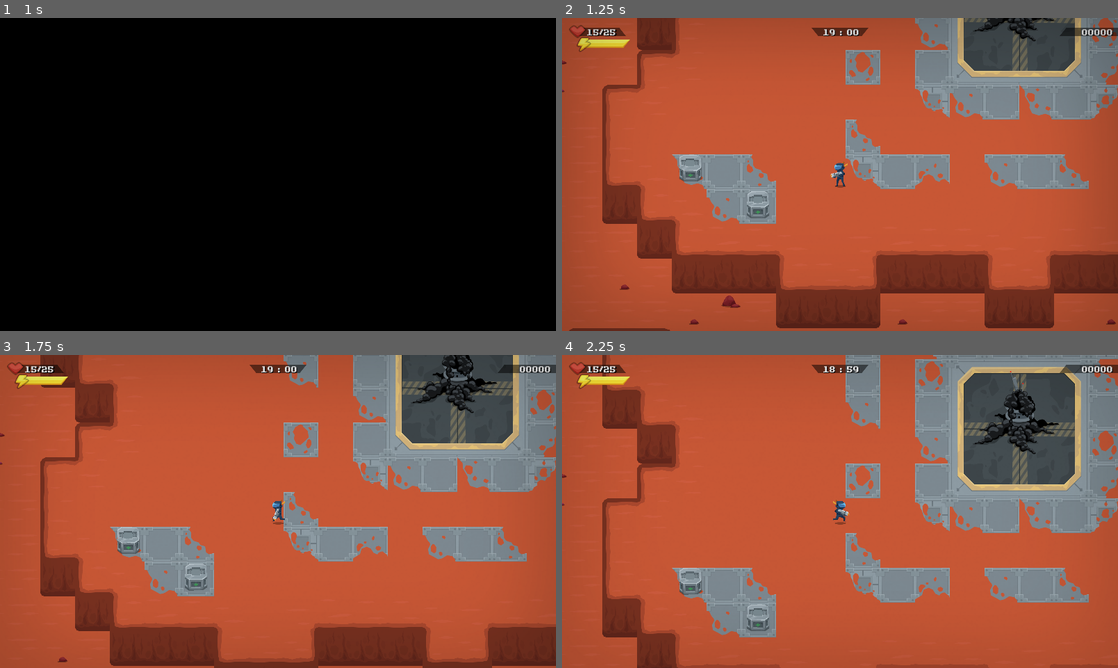
Above: before the commit, frames 1-4 (two rows, left to right).
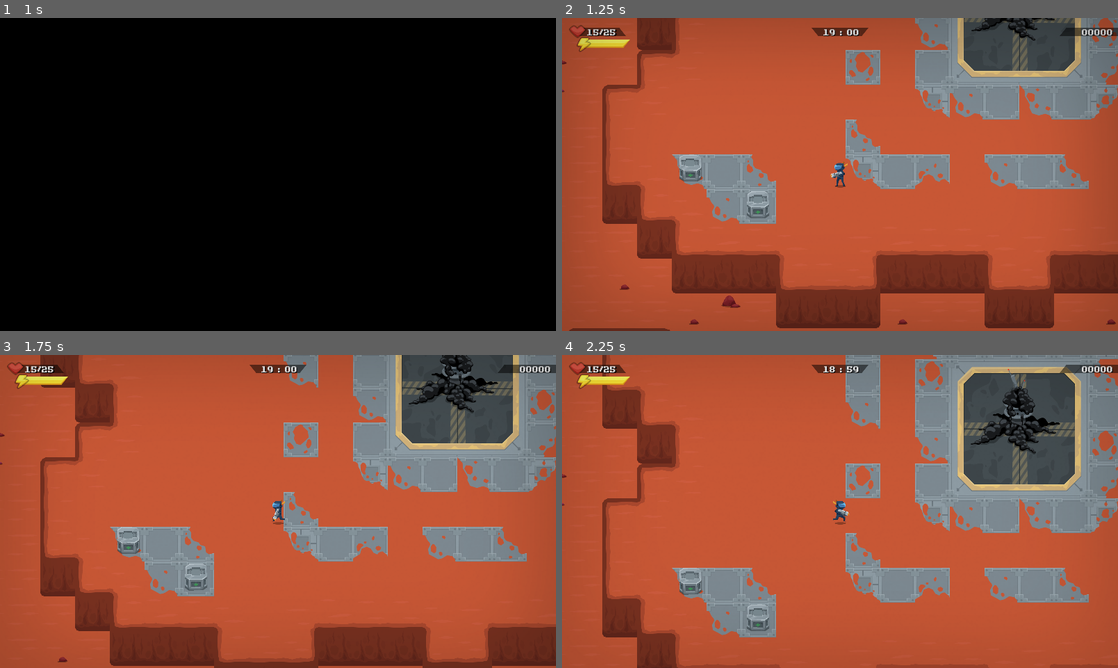
Above: after the commit, the same moments.

Repository: jimmyjonezz/Annigilation
Game: Godot game, scene res://MainMenu/MainMenu.tscn
Two runs of this game, one before a commit and one after it. Both use one fixed random seed, a clock stepped at 60 frames per second and the inputs below.
Inputs (mouse positions are in pixels of both pictures, inside the frame that each line leads up to):
- Up to frame 1 (1 s): click (133, 202) at 0.5 s
- Up to frame 2 (1.25 s): no input
- Up to frame 3 (1.75 s): move the mouse to (250, 574) at 1.27 s; hold Up (ui_up) from 1.28 s (still down)
- Up to frame 4 (2.25 s): keep holding Up (ui_up); move the mouse to (1006, 558) at 2.02 s

Frame 1 is identical in both runs. In frame 2, 0.1% of the frame differs, in the area x 73-89%, y 0-8%; in frame 3, 0.5%; in frame 4, 0.7%, in the area x 73-90%, y 4-32%.

Commit message:
Update Boss.tscn

Diff:
--- a/Robots/Boss/Boss.tscn
+++ b/Robots/Boss/Boss.tscn
@@ -1,13 +1,238 @@
-[gd_scene load_steps=6 format=2]
+[gd_scene load_steps=23 format=2]
 
 [ext_resource path="res://Robots/Boss/Boss.gd" type="Script" id=1]
 [ext_resource path="res://Bullet/Bullet.tscn" type="PackedScene" id=2]
-[ext_resource path="res://Image/Boss/bigboss.png" type="Texture" id=3]
-[ext_resource path="res://Sound/enemy_blaster.wav" type="AudioStream" id=4]
+[ext_resource path="res://Sound/enemy_blaster.wav" type="AudioStream" id=3]
+[ext_resource path="res://Image/Boss/b_shadow.png" type="Texture" id=4]
+[ext_resource path="res://Image/Boss/b_d_01.png" type="Texture" id=5]
+[ext_resource path="res://Image/Boss/b_d_02.png" type="Texture" id=6]
+[ext_resource path="res://Image/Boss/b_t_01.png" type="Texture" id=7]
+[ext_resource path="res://Image/Boss/b_d_03.png" type="Texture" id=8]
+[ext_resource path="res://Image/Boss/b_d_05.png" type="Texture" id=9]
+[ext_resource path="res://Image/Boss/b_d_04.png" type="Texture" id=10]
+[ext_resource path="res://Image/Boss/b_d_06.png" type="Texture" id=11]
+[ext_resource path="res://Image/Boss/b_d_07.png" type="Texture" id=12]
+[ext_resource path="res://Image/Boss/b_d_08.png" type="Texture" id=13]
+[ext_resource path="res://Image/Boss/b_t_02.png" type="Texture" id=14]
+[ext_resource path="res://Image/Boss/b_t_03.png" type="Texture" id=15]
+[ext_resource path="res://Image/Boss/b_u_04.png" type="Texture" id=16]
+[ext_resource path="res://Image/Boss/b_u_02.png" type="Texture" id=17]
+[ext_resource path="res://Image/Boss/b_t_04.png" type="Texture" id=18]
+[ext_resource path="res://Image/Boss/b_u_03.png" type="Texture" id=19]
+[ext_resource path="res://Image/Boss/b_u_01.png" type="Texture" id=20]
 
 [sub_resource type="CapsuleShape2D" id=1]
-radius = 16.7388
-height = 139.812
+radius = 46.502
+height = 97.4818
+
+[sub_resource type="Animation" id=2]
+resource_name = "IdleBoss"
+length = 2.0
+loop = true
+tracks/0/type = "value"
+tracks/0/path = NodePath("b_t_02:position")
+tracks/0/interp = 2
+tracks/0/loop_wrap = true
+tracks/0/imported = false
+tracks/0/enabled = true
+tracks/0/keys = {
+"times": PoolRealArray( 0, 1, 2 ),
+"transitions": PoolRealArray( 1, 1, 1 ),
+"update": 0,
+"values": [ Vector2( -1.7738, -4.5806 ), Vector2( -1.7738, -13.4041 ), Vector2( -1.7738, -4.5806 ) ]
+}
+tracks/1/type = "value"
+tracks/1/path = NodePath("b_t_01:position")
+tracks/1/interp = 2
+tracks/1/loop_wrap = true
+tracks/1/imported = false
+tracks/1/enabled = true
+tracks/1/keys = {
+"times": PoolRealArray( 0, 1, 2 ),
+"transitions": PoolRealArray( 1, 1, 1 ),
+"update": 0,
+"values": [ Vector2( -2.6662, 10.1627 ), Vector2( -2.6662, 5.05429 ), Vector2( -2.6662, 10.1627 ) ]
+}
+tracks/2/type = "value"
+tracks/2/path = NodePath("b_t_02/b_t_03:rotation_degrees")
+tracks/2/interp = 2
+tracks/2/loop_wrap = true
+tracks/2/imported = false
+tracks/2/enabled = true
+tracks/2/keys = {
+"times": PoolRealArray( 0, 1.2, 2 ),
+"transitions": PoolRealArray( 1, 1, 1 ),
+"update": 0,
+"values": [ 0.0, -4.80529, 0.0 ]
+}
+tracks/3/type = "value"
+tracks/3/path = NodePath("b_t_02/b_t_04:rotation_degrees")
+tracks/3/interp = 2
+tracks/3/loop_wrap = true
+tracks/3/imported = false
+tracks/3/enabled = true
+tracks/3/keys = {
+"times": PoolRealArray( 0, 0.9, 2 ),
+"transitions": PoolRealArray( 1, 1, 1 ),
+"update": 0,
+"values": [ 0.0, 10.1067, 0.0 ]
+}
+tracks/4/type = "value"
+tracks/4/path = NodePath("b_t_02/b_u_03:scale")
+tracks/4/interp = 2
+tracks/4/loop_wrap = true
+tracks/4/imported = false
+tracks/4/enabled = true
+tracks/4/keys = {
+"times": PoolRealArray( 0, 0.6, 2 ),
+"transitions": PoolRealArray( 1, 1, 1 ),
+"update": 0,
+"values": [ Vector2( 1, 1 ), Vector2( 1.10931, 1.013 ), Vector2( 1, 1 ) ]
+}
+tracks/5/type = "value"
+tracks/5/path = NodePath("b_t_02/b_u_01:scale")
+tracks/5/interp = 2
+tracks/5/loop_wrap = true
+tracks/5/imported = false
+tracks/5/enabled = true
+tracks/5/keys = {
+"times": PoolRealArray( 0, 1.1, 2 ),
+"transitions": PoolRealArray( 1, 1, 1 ),
+"update": 0,
+"values": [ Vector2( 1, 1 ), Vector2( 1.08301, 1 ), Vector2( 1, 1 ) ]
+}
+tracks/6/type = "value"
+tracks/6/path = NodePath("b_t_02/b_u_02:scale")
+tracks/6/interp = 2
+tracks/6/loop_wrap = true
+tracks/6/imported = false
+tracks/6/enabled = true
+tracks/6/keys = {
+"times": PoolRealArray( 0, 1, 2 ),
+"transitions": PoolRealArray( 1, 1, 1 ),
+"update": 0,
+"values": [ Vector2( 1, 1 ), Vector2( 1.11164, 1.01912 ), Vector2( 1, 1 ) ]
+}
+tracks/7/type = "value"
+tracks/7/path = NodePath("b_t_02/b_u_04:scale")
+tracks/7/interp = 2
+tracks/7/loop_wrap = true
+tracks/7/imported = false
+tracks/7/enabled = true
+tracks/7/keys = {
+"times": PoolRealArray( 0, 1.3, 2 ),
+"transitions": PoolRealArray( 1, 1, 1 ),
+"update": 0,
+"values": [ Vector2( 1, 1 ), Vector2( 0.754969, 1.20691 ), Vector2( 1, 1 ) ]
+}
+tracks/8/type = "value"
+tracks/8/path = NodePath("b_d_04:scale")
+tracks/8/interp = 2
+tracks/8/loop_wrap = true
+tracks/8/imported = false
+tracks/8/enabled = true
+tracks/8/keys = {
+"times": PoolRealArray( 0, 0.8, 2 ),
+"transitions": PoolRealArray( 1, 1, 1 ),
+"update": 0,
+"values": [ Vector2( 1, 1 ), Vector2( 1.04871, 1.0391 ), Vector2( 1, 1 ) ]
+}
+tracks/9/type = "value"
+tracks/9/path = NodePath("b_d_06:scale")
+tracks/9/interp = 2
+tracks/9/loop_wrap = true
+tracks/9/imported = false
+tracks/9/enabled = true
+tracks/9/keys = {
+"times": PoolRealArray( 0, 1.1, 2 ),
+"transitions": PoolRealArray( 1, 1, 1 ),
+"update": 0,
+"values": [ Vector2( 1, 1 ), Vector2( 1.20682, 1.27276 ), Vector2( 1, 1 ) ]
+}
+tracks/10/type = "value"
+tracks/10/path = NodePath("b_d_08:scale")
+tracks/10/interp = 2
+tracks/10/loop_wrap = true
+tracks/10/imported = false
+tracks/10/enabled = true
+tracks/10/keys = {
+"times": PoolRealArray( 0, 0.9, 2 ),
+"transitions": PoolRealArray( 1, 1, 1 ),
+"update": 0,
+"values": [ Vector2( 1, 1 ), Vector2( 1.0611, 0.975809 ), Vector2( 1, 1 ) ]
+}
+tracks/11/type = "value"
+tracks/11/path = NodePath("b_d_07:scale")
+tracks/11/interp = 2
+tracks/11/loop_wrap = true
+tracks/11/imported = false
+tracks/11/enabled = true
+tracks/11/keys = {
+"times": PoolRealArray( 0, 1.2, 2 ),
+"transitions": PoolRealArray( 1, 1, 1 ),
+"update": 0,
+"values": [ Vector2( 1, 1 ), Vector2( 1.08202, 1 ), Vector2( 1, 1 ) ]
+}
+tracks/12/type = "value"
+tracks/12/path = NodePath("b_d_05:scale")
+tracks/12/interp = 2
+tracks/12/loop_wrap = true
+tracks/12/imported = false
+tracks/12/enabled = true
+tracks/12/keys = {
+"times": PoolRealArray( 0, 0.6, 2 ),
+"transitions": PoolRealArray( 1, 1, 1 ),
+"update": 0,
+"values": [ Vector2( 1, 1 ), Vector2( 1.0887, 1.08981 ), Vector2( 1, 1 ) ]
+}
+tracks/13/type = "value"
+tracks/13/path = NodePath("b_d_01:scale")
+tracks/13/interp = 2
+tracks/13/loop_wrap = true
+tracks/13/imported = false
+tracks/13/enabled = true
+tracks/13/keys = {
+"times": PoolRealArray( 0, 1.2, 2 ),
+"transitions": PoolRealArray( 1, 1, 1 ),
+"update": 0,
+"values": [ Vector2( 1, 1 ), Vector2( 1.08316, 0.950105 ), Vector2( 1, 1 ) ]
+}
+tracks/14/type = "value"
+tracks/14/path = NodePath("b_d_03:scale")
+tracks/14/interp = 2
+tracks/14/loop_wrap = true
+tracks/14/imported = false
+tracks/14/enabled = true
+tracks/14/keys = {
+"times": PoolRealArray( 0, 0.8, 2 ),
+"transitions": PoolRealArray( 1, 1, 1 ),
+"update": 0,
+"values": [ Vector2( 1, 1 ), Vector2( 1.06248, 1.09111 ), Vector2( 1, 1 ) ]
+}
+tracks/15/type = "value"
+tracks/15/path = NodePath("b_d_02:scale")
+tracks/15/interp = 2
+tracks/15/loop_wrap = true
+tracks/15/imported = false
+tracks/15/enabled = true
+tracks/15/keys = {
+"times": PoolRealArray( 0, 1.3, 2, 2.001 ),
+"transitions": PoolRealArray( 1, 1, 1, 1 ),
+"update": 0,
+"values": [ Vector2( 1, 1 ), Vector2( 1.07072, 1.20445 ), Vector2( 1, 1 ), Vector2( 1, 1 ) ]
+}
+tracks/16/type = "value"
+tracks/16/path = NodePath("b_d_02:position")
+tracks/16/interp = 1
+tracks/16/loop_wrap = true
+tracks/16/imported = false
+tracks/16/enabled = true
+tracks/16/keys = {
+"times": PoolRealArray( 0, 1.3, 2 ),
+"transitions": PoolRealArray( 1, 1, 1 ),
+"update": 0,
+"values": [ Vector2( 31.544, 7.03633 ), Vector2( 27.9516, 4.64138 ), Vector2( 31.544, 7.03633 ) ]
+}
 
 [node name="Boss" type="KinematicBody2D"]
 collision_layer = 2
@@ -15,11 +240,8 @@
 script = ExtResource( 1 )
 Bullet = ExtResource( 2 )
 
-[node name="Sprite" type="Sprite" parent="."]
-position = Vector2( -10.45, -27.55 )
-texture = ExtResource( 3 )
-
 [node name="CollisionShape2D" type="CollisionShape2D" parent="."]
+visible = false
 shape = SubResource( 1 )
 
 [node name="Timer" type="Timer" parent="."]
@@ -27,11 +249,117 @@
 autostart = true
 
 [node name="VisibilityNotifier2D" type="VisibilityNotifier2D" parent="."]
+visible = false
 scale = Vector2( 2.80595, 2.80595 )
 
 [node name="Boom" type="AudioStreamPlayer" parent="."]
-stream = ExtResource( 4 )
+stream = ExtResource( 3 )
 bus = "Blaster"
+
+[node name="Node2D" type="Node2D" parent="."]
+
+[node name="b_shadow" type="Sprite" parent="Node2D"]
+position = Vector2( -10.6273, 53.9485 )
+texture = ExtResource( 4 )
+__meta__ = {
+"_edit_lock_": true
+}
+
+[node name="b_d_01" type="Sprite" parent="Node2D"]
+position = Vector2( -33.8957, -3.30798 )
+scale = Vector2( 1.01329, 0.992025 )
+texture = ExtResource( 5 )
+offset = Vector2( -21.0936, -5.12617 )
+
+[node name="b_d_02" type="Sprite" parent="Node2D"]
+position = Vector2( 30.9052, 6.61043 )
+scale = Vector2( 1.01016, 1.02939 )
+texture = ExtResource( 6 )
+offset = Vector2( 52.6126, 4.0954 )
+
+[node name="b_t_01" type="Sprite" parent="Node2D"]
+position = Vector2( -2.6662, 9.12086 )
+texture = ExtResource( 7 )
+
+[node name="b_d_03" type="Sprite" parent="Node2D"]
+position = Vector2( 31.3416, 18.4257 )
+scale = Vector2( 1.0172, 1.02508 )
+texture = ExtResource( 8 )
+offset = Vector2( 41.9315, 7.41251 )
+
+[node name="b_d_05" type="Sprite" parent="Node2D"]
+position = Vector2( -76.6225, 24.8879 )
+scale = Vector2( 1.03582, 1.03626 )
+texture = ExtResource( 9 )
+offset = Vector2( -27.9931, 1.70706 )
+
+[node name="b_d_04" type="Sprite" parent="Node2D"]
+position = Vector2( -56.4635, 19.0377 )
+scale = Vector2( 1.01341, 1.01076 )
+texture = ExtResource( 10 )
+offset = Vector2( -34.163, 23.2351 )
+
+[node name="b_d_06" type="Sprite" parent="Node2D"]
+position = Vector2( -21.3119, 39.6232 )
+scale = Vector2( 1.03712, 1.04896 )
+texture = ExtResource( 11 )
+
+[node name="b_d_07" type="Sprite" parent="Node2D"]
+position = Vector2( 8.17405, 40.7975 )
+scale = Vector2( 1.01311, 1 )
+texture = ExtResource( 12 )
+offset = Vector2( 22.7917, 9.83397 )
+
+[node name="b_d_08" type="Sprite" parent="Node2D"]
+position = Vector2( 2.82011, 42.2446 )
+scale = Vector2( 1.01436, 0.994316 )
+texture = ExtResource( 13 )
+offset = Vector2( 7.33405, 31.163 )
+
+[node name="b_t_02" type="Sprite" parent="Node2D"]
+position = Vector2( -1.7738, -6.38015 )
+texture = ExtResource( 14 )
+offset = Vector2( -1.55582, -33.6864 )
+
+[node name="b_t_03" type="Sprite" parent="Node2D/b_t_02"]
+position = Vector2( -4.11642, -93.6241 )
+rotation = -0.0134048
+texture = ExtResource( 15 )
+offset = Vector2( -10.4125, -38.629 )
+
+[node name="b_u_04" type="Sprite" parent="Node2D/b_t_02"]
+position = Vector2( 13.6923, -0.234199 )
+scale = Vector2( 0.964782, 1.02974 )
+texture = ExtResource( 16 )
+offset = Vector2( -0.165863, 10.7806 )
+
+[node name="b_u_02" type="Sprite" parent="Node2D/b_t_02"]
+position = Vector2( 3.61743, -47.3928 )
+scale = Vector2( 1.02277, 1.0039 )
+texture = ExtResource( 17 )
+offset = Vector2( 11.9448, -11.6609 )
+
+[node name="b_t_04" type="Sprite" parent="Node2D/b_t_02"]
+position = Vector2( 12.8616, -98.6339 )
+rotation = 0.0414488
+texture = ExtResource( 18 )
+offset = Vector2( 2.46344, -17.0336 )
+
+[node name="b_u_03" type="Sprite" parent="Node2D/b_t_02"]
+position = Vector2( -9.74464, -48.0711 )
+scale = Vector2( 1.04413, 1.00525 )
+texture = ExtResource( 19 )
+offset = Vector2( -16.0184, 15.5062 )
+
+[node name="b_u_01" type="Sprite" parent="Node2D/b_t_02"]
+position = Vector2( 41.527, -42.815 )
+scale = Vector2( 1.0149, 1 )
+z_index = -1
+texture = ExtResource( 20 )
+
+[node name="AnimationPlayer" type="AnimationPlayer" parent="Node2D"]
+autoplay = "IdleBoss"
+anims/IdleBoss = SubResource( 2 )
 [connection signal="timeout" from="Timer" to="." method="_on_Timer_timeout"]
 [connection signal="screen_entered" from="VisibilityNotifier2D" to="." method="_on_VisibilityNotifier2D_screen_entered"]
 [connection signal="screen_exited" from="VisibilityNotifier2D" to="." method="_on_VisibilityNotifier2D_screen_exited"]
